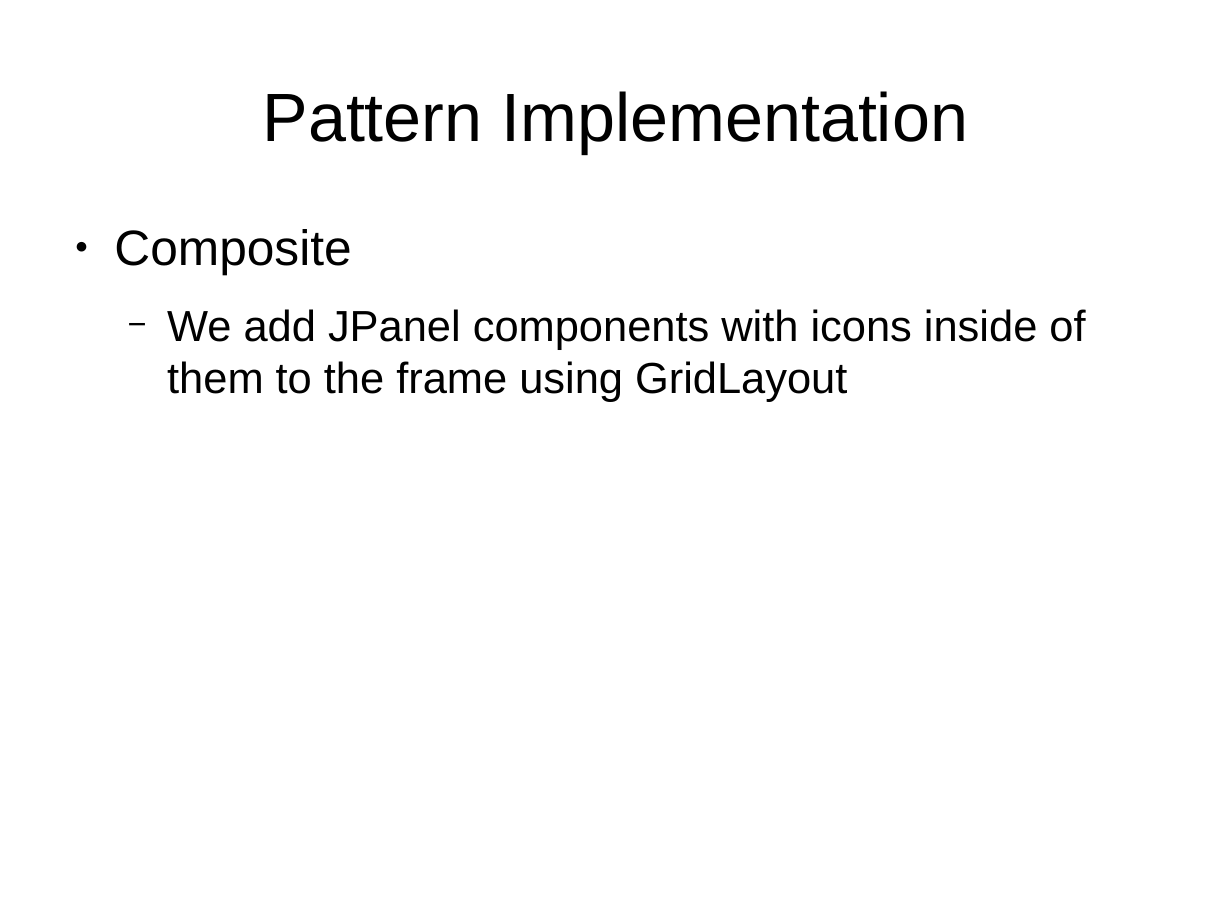
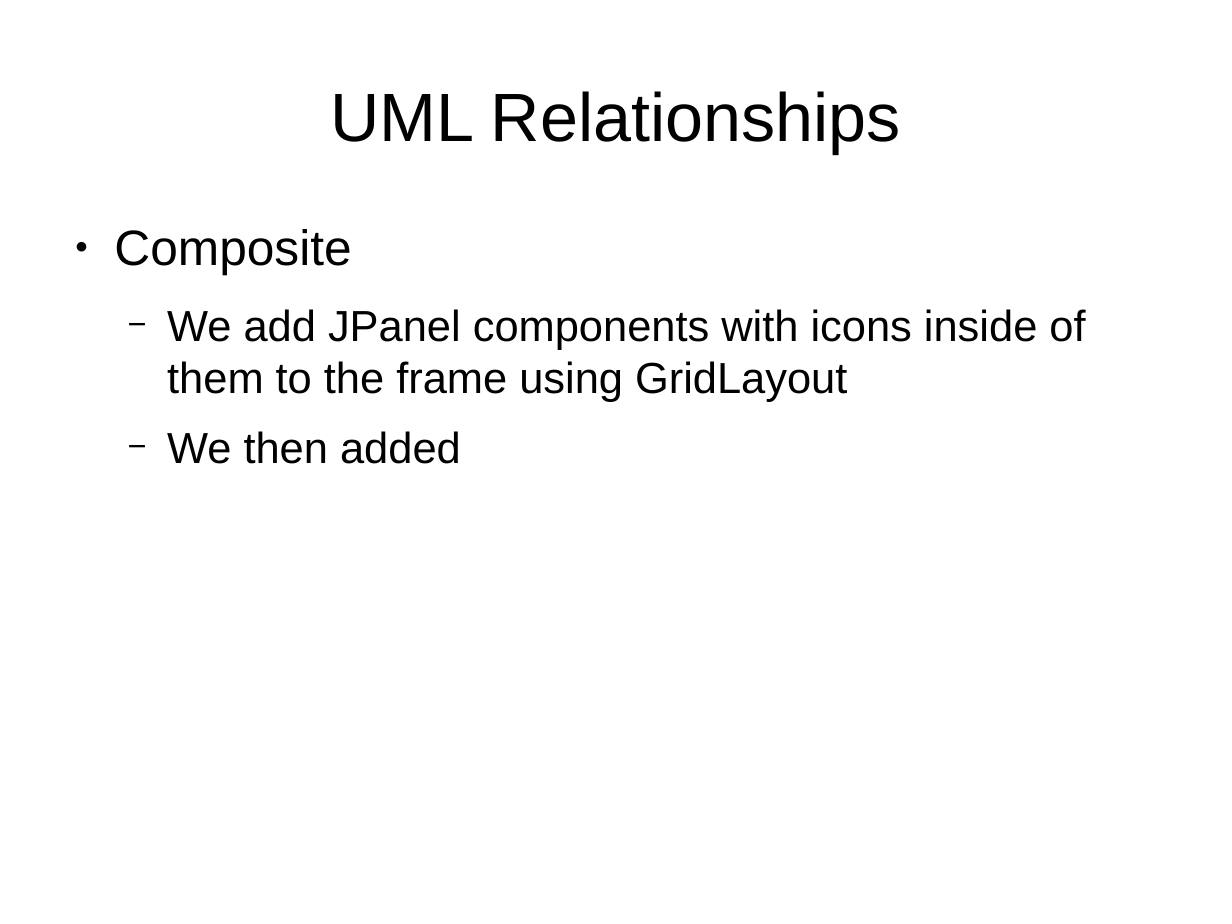
Before and after one commit to StephenKairos/CS151_Projects-HW, a slide deck: slide 6 of Group Project/Presentation.odp (slide 7 before the commit). Drawn at 1232x924 pixels with LibreOffice and Linux fonts; fonts in the diff are those of the drawing. Boxes give left, top, right and bottom in pixels: in the first picture for what was removed or moved away, otherwise in the second. Text is boxed around its words. In the diff, an @@ line names an element or a change of style, - is before the commit and + after.

```diff
--- a/Group Project/Presentation.odp
+++ b/Group Project/Presentation.odp
@@ title at [330, 91, 901, 153]: text changed @@
-Pattern Implementation
+UML Relationships
@@ text at [167, 431, 461, 464]: paragraph added @@
+  − We then added
```
Also in this commit, not shown: 1 other slide changed, 3 slides added, 1 other file.
